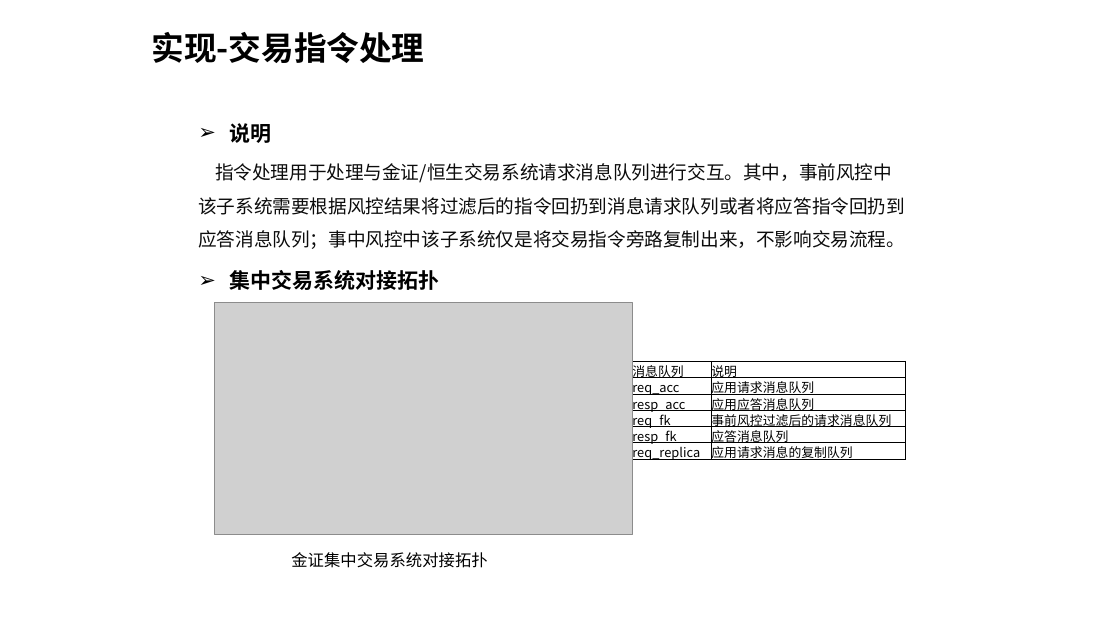
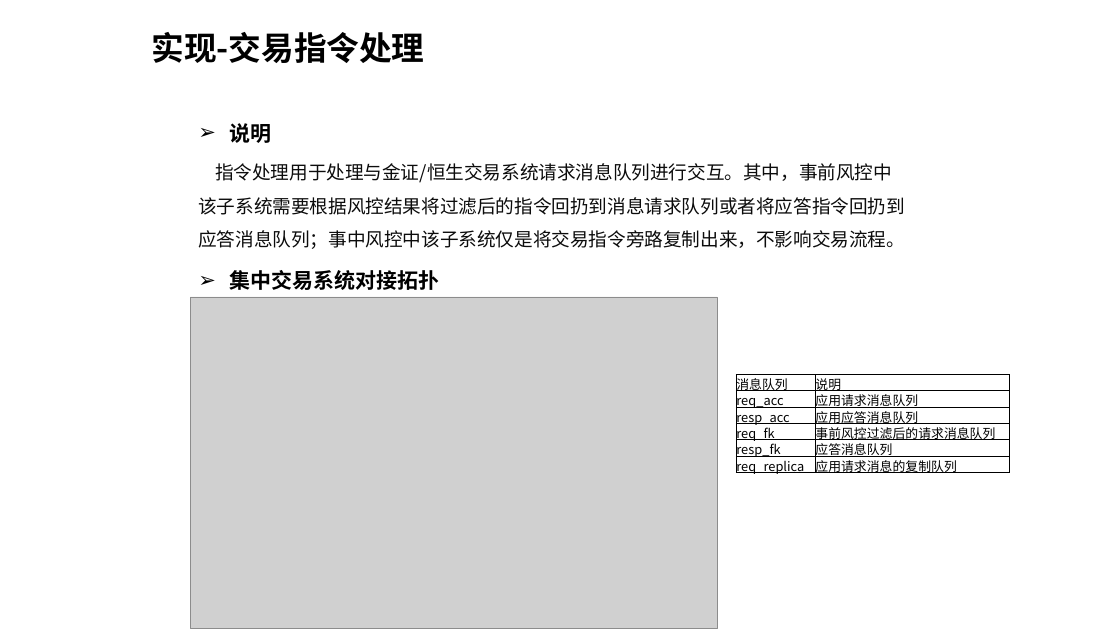
Before and after one commit to qinbo/personal, a slide deck: slide 12 of XX证券异常交易行为监控系统（storm+cep引擎）.pptx. Drawn at 1120x630 pixels with LibreOffice and Linux fonts; fonts in the diff are those of the drawing; grey boxes stand for pictures. Boxes give left, top, right and bottom in pixels: in the first picture for what was removed or moved away, otherwise in the second. Text is boxed around its words. In the diff, an @@ line names an element or a change of style, - is before the commit and + after.

```diff
--- a/XX证券异常交易行为监控系统（storm+cep引擎）.pptx
+++ b/XX证券异常交易行为监控系统（storm+cep引擎）.pptx
@@ picture resized from (x1=214, y1=302, x2=632, y2=535) to (x1=191, y1=297, x2=718, y2=628) @@
@@ table moved from (x1=633, y1=361, x2=906, y2=466) to (x1=737, y1=375, x2=1010, y2=478) @@
@@ text removed at (x1=291, y1=552, x2=487, y2=568) @@
-金证集中交易系统对接拓扑
```
